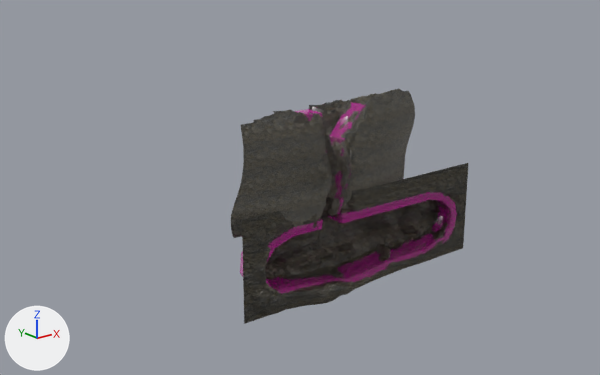
The Blender file models/map1.blend, before and after one commit.
Rendered twice from a 50 mm camera at (-505.0, -584.0, 189.0) aimed at (14.0, 66.0, -70.0). Lighting does not change. The marker at lower left points along +X, +Y and +Z. The first picture is the older version.

Objects in the first picture: 'cave', 'cave collision', 'cave collision right', 'tunnel' and 2 more.
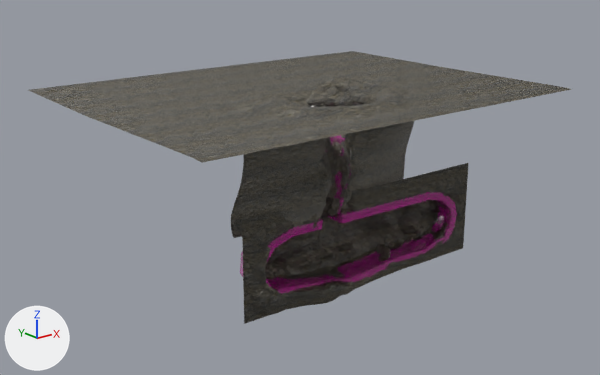
Where the change shows, as pixel boxes (x1, y1, x2, y2) in the pictures (600 x 375 px):
'surface', shown
    after: (28, 51, 571, 163)

The edits, one by one:
Object 'surface' (ob_surface) is now shown.
